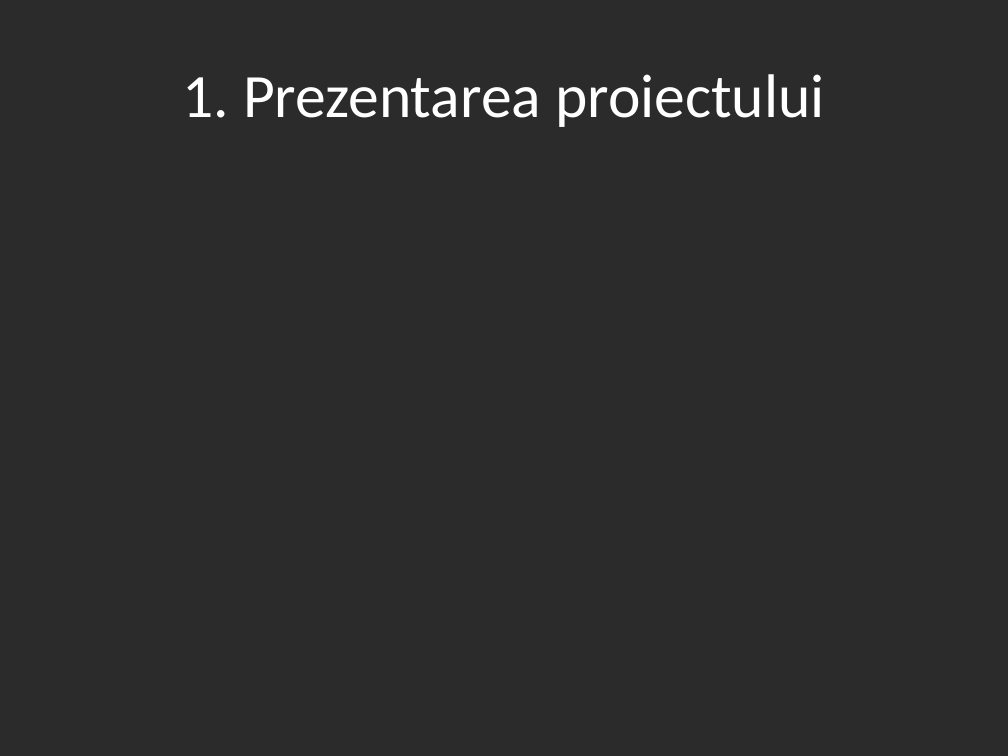
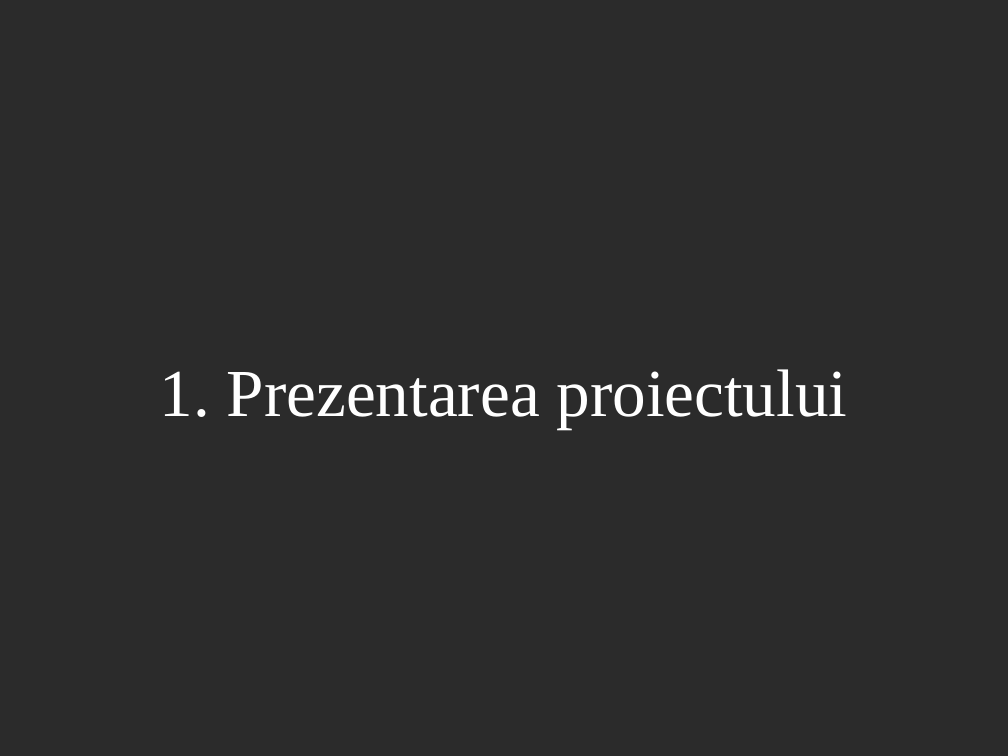
Before and after one commit to ovidiuenache/iss-project, a slide deck: slide 5 of Documentatie/Prezentare.pptx. Drawn at 1008x756 pixels with LibreOffice and Linux fonts; fonts in the diff are those of the drawing; background and template pictures are left out; a plain dark background stands for a picture behind light text. Boxes give left, top, right and bottom in pixels: in the first picture for what was removed or moved away, otherwise in the second. Text is boxed around its words. In the diff, an @@ line names an element or a change of style, - is before the commit and + after.

```diff
--- a/Documentatie/Prezentare.pptx
+++ b/Documentatie/Prezentare.pptx
@@ text "1. Prezentarea proiectului": place and size @@
-text "1. Prezentarea proiectului" at [182, 74, 824, 127]
+text "1. Prezentarea proiectului" at [160, 369, 848, 429]
@@ text "1. Prezentarea proiectului" at [160, 369, 848, 429]: size 44 to 48 pt, font Calibri to Times New Roman; more space between paragraphs; vertical alignment middle to top @@
```
Also in this commit, not shown: 27 other slides changed, 8 slides added, 1 slide removed, 2 other files.
